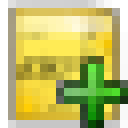
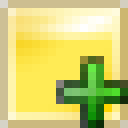
Comparing the layer stacks of the two w=128, h=128 images. Changes:
renamed "sc_showannotations.png" to "sc_showannotations.png #1", painted on it over [left=0, top=0, right=128, bottom=128]
